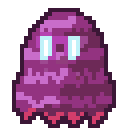
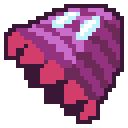
Layer changes from the first w=128, h=128 image to the second:
added layer "Layer 2" above "Layer 1" over [4, 4, 124, 124]
hid "Layer 1" over [12, 8, 116, 128]
